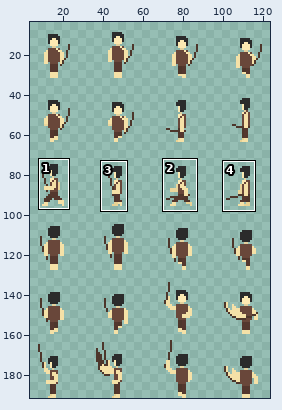
A pixel-art file gets an edit: player/player_sprite.ase. The first picture is a wide view before the edit; the outline marks the close-up.
Close-up. The starting point:
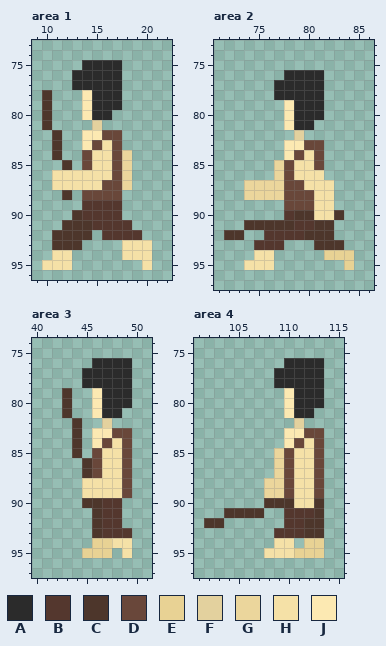
128x192 pixels, 1 frame. Colours within 5 levels of each other are drawn and written as one. Shown: area 1: x 9..22, y 73..96; area 2: x 71..86, y 73..97; area 3: x 40..51, y 74..97; area 4: x 101..115, y 74..97. The wide view leaves out empty margins. The commit also changed other parts of the picture, which this record leaves out.
Palette (. is transparent): A #2b2b2b  B #54372e  C #4d362b  D #69473a  E #e8d294  F #e3d19e  G #ebd69c  H #f5e1a7  J #fce9b2
After:
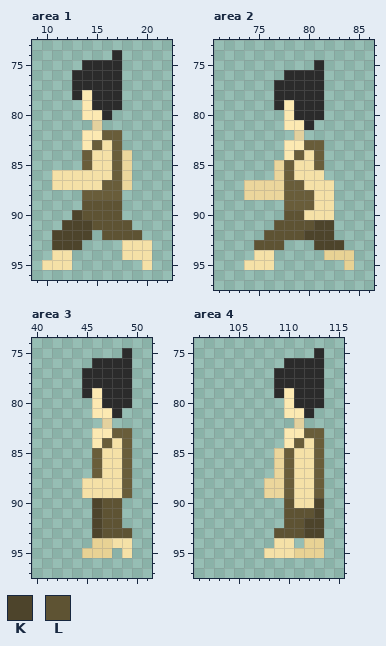
Colours new in this view: K #4d442b  L #5e5333
The exact change:
layer "colored_player" now shown
layer "colored_villager_hunter" now hidden
colour D: #69473a -> #695d3a
Area 1:
y 74: x 17 . -> A
y 78: x 10 C -> .; x 13 . -> A
y 79: x 10 C -> .
y 80: x 10 C -> .; x 15 A -> J
y 81: x 10 C -> .
y 82..84: x 11 C -> .
y 85: x 12 C -> .
y 88: x 12 C -> .
y 89: x 14..17 BBBB -> LLLL
y 90: x 13..17 CBBBB -> KLLLL
y 91: x 12..18 CCCBBBB -> KKKLLLL
y 92: x 11..14 CCCC -> KKKK; x 16..19 BBBB -> LLLL
y 93: x 11..13 CCC -> KKK
Area 2:
y 75: x 81 . -> A
y 79: x 77 . -> A
y 81: x 79 A -> J
y 90: x 78..80 BCC -> LLH; x 83 C -> .
y 91: x 74..82 CCCCCBBCC -> ...LLLLKK
y 92: x 72..73 CC -> ..; x 76..82 BBBBCCC -> LLLLKKK
y 93: x 75..77 BBB -> LLL; x 81..83 CCC -> KKK
Area 3:
y 75: x 49 . -> A
y 79: x 43 C -> .; x 45 . -> A
y 80: x 43 C -> .
y 81: x 43 C -> .; x 47 A -> J
y 82..85: x 44 C -> .
y 86..87: x 45 C -> .
y 90: x 45..48 CCBB -> .KLL
y 91..92: x 46..48 CBB -> KLL
y 93: x 46..49 CBBB -> KLLL
Area 4:
y 75: x 113 . -> A
y 79: x 109 . -> A
y 81: x 111 A -> J
y 90: x 108..110 CCC -> ..L; x 113 C -> K
y 91: x 104..107 CCCC -> ....; x 110..113 BBBC -> LLLK
y 92: x 102..103 CC -> ..; x 110..113 BBCC -> LLKK
y 93: x 109..113 BBBCC -> LLLKK
